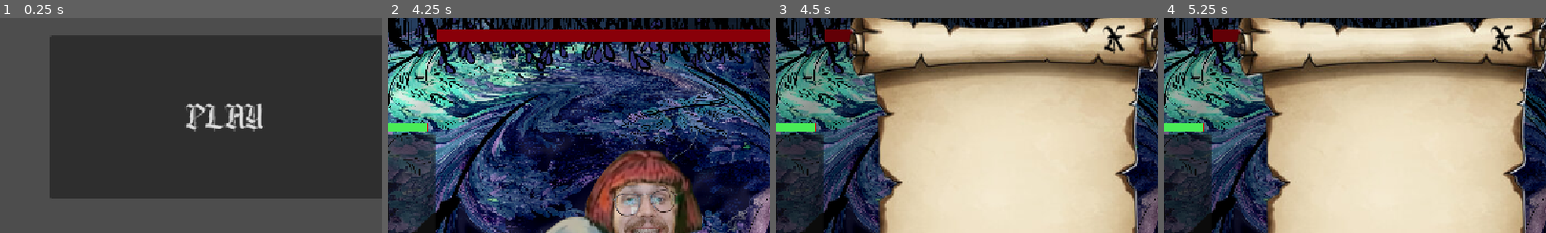
Above: before the commit, frames 1-4 (left to right).
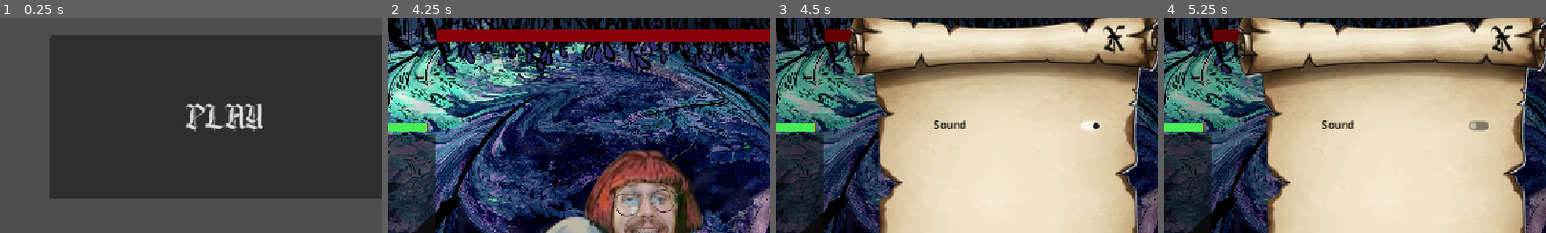
Above: after the commit, the same moments.

Repository: kkentia/Multimodal-Emotion-Recognition
Game: Godot game, scene res://Scences/StartScreen.tscn
The game is run twice, just before and just after one commit, with the same random seed, the same clock (stepped at 60 frames per second) and the same inputs. Sound files missing from this copy of the repository are replaced by a short silence.
Inputs (mouse positions are % of the whole screen's width and height, from its top left):
- Up to frame 1 (0.25 s): no input
- Up to frame 2 (4.25 s): click "PLAY" at 0.5 s; click (91, 86) at 1.25 s; click (91, 86) at 2 s; click (91, 86) at 2.75 s; click "X" at 3.5 s
- Up to frame 3 (4.5 s): click (96, 5) at 4.25 s
- Up to frame 4 (5.25 s): click (61, 33) at 5 s, where only the run after the commit has a clickable "Sound"
The pictures show only the part of the screen within x 20-70%, y 8-58%; the shares and areas given below are measured in that part.

Frames 1-2 are identical in both runs. In frame 3, 0.4% of the frame differs, in the area x 41-85%, y 47-52%; in frame 4, 0.5%, in the area x 41-85%, y 47-53%.

Commit message:
added music and mute button in settings

Diff:
--- a/fake-it-till'-you-make-it/Scences/MainLVL.tscn
+++ b/fake-it-till'-you-make-it/Scences/MainLVL.tscn
@@ -5,6 +5,7 @@
 [ext_resource type="PackedScene" uid="uid://c513305fso2k3" path="res://Scences/Enemy.tscn" id="2_er1sx"]
 [ext_resource type="Texture2D" uid="uid://bkmbmvvmmcgao" path="res://Assets/Sprites/foregroundNight.png" id="3_1dgwv"]
 [ext_resource type="PackedScene" uid="uid://t67hw7bgruuh" path="res://Scences/ui.tscn" id="5_otse2"]
+[ext_resource type="AudioStream" uid="uid://25mbv8fy2msn" path="res://Assets/Audio/lvlupjam_lvl1_night.wav" id="6_n0bbk"]
 
 [node name="MainLvl" type="Node2D" unique_id=534353231]
 script = ExtResource("1_y8r8y")
@@ -24,3 +25,9 @@
 texture = ExtResource("3_1dgwv")
 
 [node name="UI" parent="." unique_id=1263911513 instance=ExtResource("5_otse2")]
+
+[node name="AudioStreamPlayer2D" type="AudioStreamPlayer2D" parent="." unique_id=702303410]
+stream = ExtResource("6_n0bbk")
+autoplay = true
+
+[connection signal="finished" from="AudioStreamPlayer2D" to="." method="_on_audio_stream_player_2d_finished"]
--- a/fake-it-till'-you-make-it/Scences/ui.tscn
+++ b/fake-it-till'-you-make-it/Scences/ui.tscn
@@ -182,6 +182,22 @@
 text = "QUIT GAME"
 flat = true
 
+[node name="AudioCheckButton" type="CheckButton" parent="Settings/settings/TextureRect" unique_id=550024274]
+layout_mode = 0
+offset_left = 397.0
+offset_top = 200.0
+offset_right = 441.0
+offset_bottom = 224.0
+
+[node name="Label" type="Label" parent="Settings/settings/TextureRect/AudioCheckButton" unique_id=1614125792]
+layout_mode = 0
+offset_left = -215.0
+offset_top = -2.0
+offset_right = -166.0
+offset_bottom = 21.0
+theme_override_colors/font_color = Color(0, 0, 0, 1)
+text = "Sound"
+
 [node name="PlayerHealthBar" type="ProgressBar" parent="." unique_id=120560318]
 offset_left = 20.0
 offset_top = 209.0
@@ -200,3 +216,4 @@
 [connection signal="pressed" from="Settings" to="." method="_on_settings_pressed"]
 [connection signal="pressed" from="Settings/settings/TextureRect/CloseBtn" to="." method="_on_close_btn_pressed"]
 [connection signal="pressed" from="Settings/settings/TextureRect/ExitGame" to="." method="_on_exit_game_pressed"]
+[connection signal="toggled" from="Settings/settings/TextureRect/AudioCheckButton" to="." method="_on_check_button_toggled"]
--- a/fake-it-till'-you-make-it/Scripts/main_lvl.gd
+++ b/fake-it-till'-you-make-it/Scripts/main_lvl.gd
@@ -4,7 +4,7 @@
 
 @onready var ui = $UI
 @onready var enemy = $Enemy
-
+@onready var audio_stream = $AudioStreamPlayer2D
 
 
 #player stats:
@@ -45,3 +45,8 @@
 		if player_current_health > player_max_health:
 			player_current_health=player_current_health
 		ui.update_player_health(player_current_health)
+
+
+
+func _on_audio_stream_player_2d_finished() -> void:
+	audio_stream.play() #does i loop (i hope)
--- a/fake-it-till'-you-make-it/Scripts/ui.gd
+++ b/fake-it-till'-you-make-it/Scripts/ui.gd
@@ -8,6 +8,8 @@
 @onready var settings = $Settings/settings
 @onready var tutorial = $tutorial
 @onready var player_health_bar =$PlayerHealthBar
+@onready var audio_stream = $"../AudioStreamPlayer2D"
+@onready var audio_check_button= $Settings/settings/TextureRect/AudioCheckButton
 
 # UDP listeners
 # := sets the variable type to whatever is on the other side of the equal sign
@@ -18,6 +20,7 @@
 	opened_book.visible= false
 	settings.visible=false
 	tutorial.visible=true
+	audio_check_button.button_pressed=true
 
 
 
@@ -98,3 +101,14 @@
 
 func _on_open_tutorial_pressed() -> void:
 	tutorial.visible=true
+
+
+
+
+
+
+
+func _on_check_button_toggled(toggled_on: bool) -> void:
+	if toggled_on:
+		audio_stream.volume_db= 0 #unmute
+	else: audio_stream.volume_db=-100 ##not audible to human ear
Not shown, added: fake-it-till'-you-make-it/Assets/Audio/lvlupjam_lvl1_night.wav.import
Not shown, added: fake-it-till'-you-make-it/Assets/Audio/lvlupjam_lvl1_night.wav
